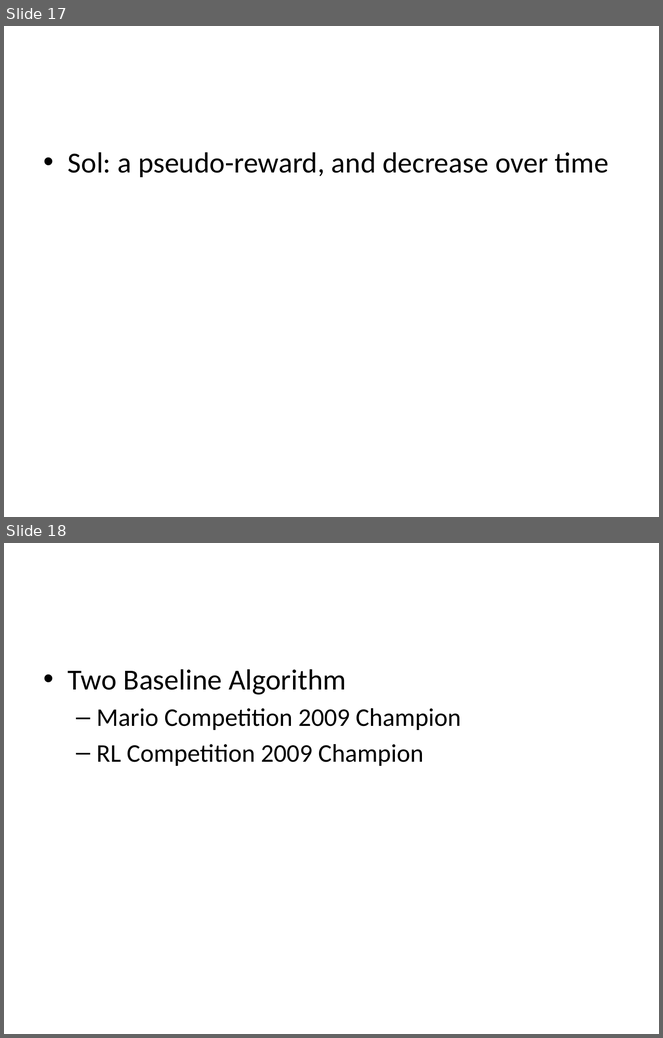
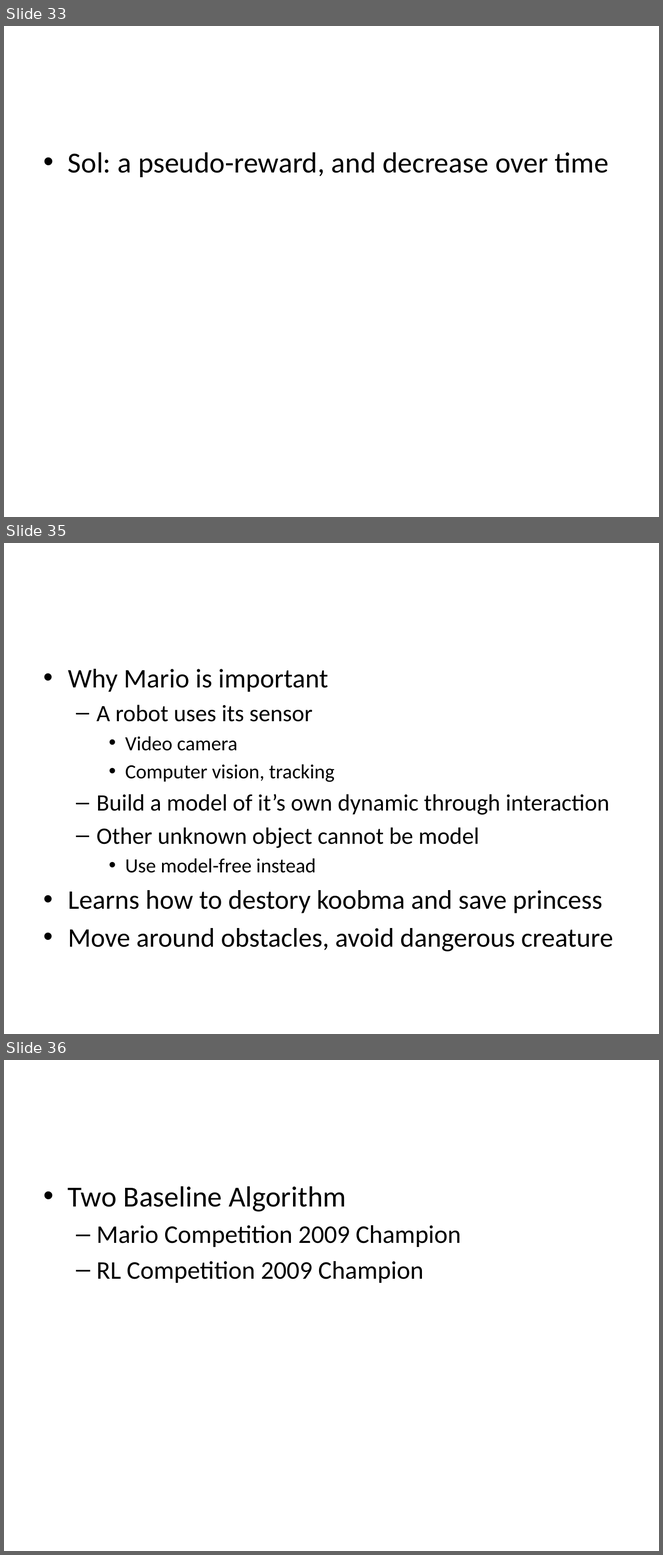
Before and after one commit to lono175/Thesis, a slide deck: OptimalPlanning.pptx. Shown one above the other, each under a label of ours: slides 17 and 18 before the commit, slides 33, 35 and 36 after it; the slides between them are not shown. The pictures are 663x1038 and 663x1555 pixels, drawn with LibreOffice and Linux fonts; fonts in the diff are those of the drawing. Boxes give left, top, right and bottom in pixels: in the first picture for what was removed or moved away, otherwise in the second. Text is boxed around its words. In the diff, an @@ line names an element or a change of style, - is before the commit and + after.

```diff
--- a/OptimalPlanning.pptx
+++ b/OptimalPlanning.pptx
@@ slide 35 added at <box>4,543,659,1034</box>, background #FFFFFF @@
@@ text added at <box>68,669,613,952</box>, 29.6 pt, text #000000 @@
+• Why Mario is important
+  – A robot uses its sensor
+    • Video camera
+    • Computer vision, tracking
+  – Build a model of it’s own dynamic through interaction
+  – Other unknown object cannot be model
+    • Use model-free instead
+• Learns how to destory koobma and save princess
+• Move around obstacles, avoid dangerous creature
@@ what was slide 17 is now slide 33 @@
@@ what was slide 18 is now slide 36 @@
```
Also in this commit, not shown: 10 slides changed, 25 other slides added, 1 slide removed.
